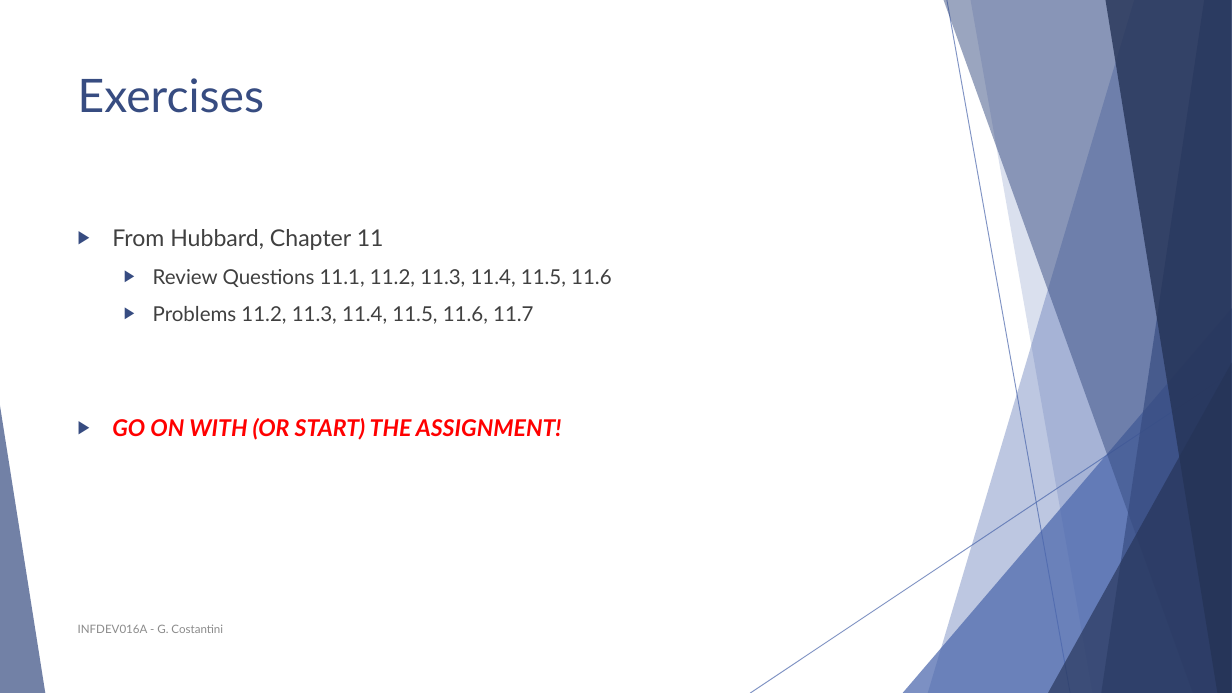
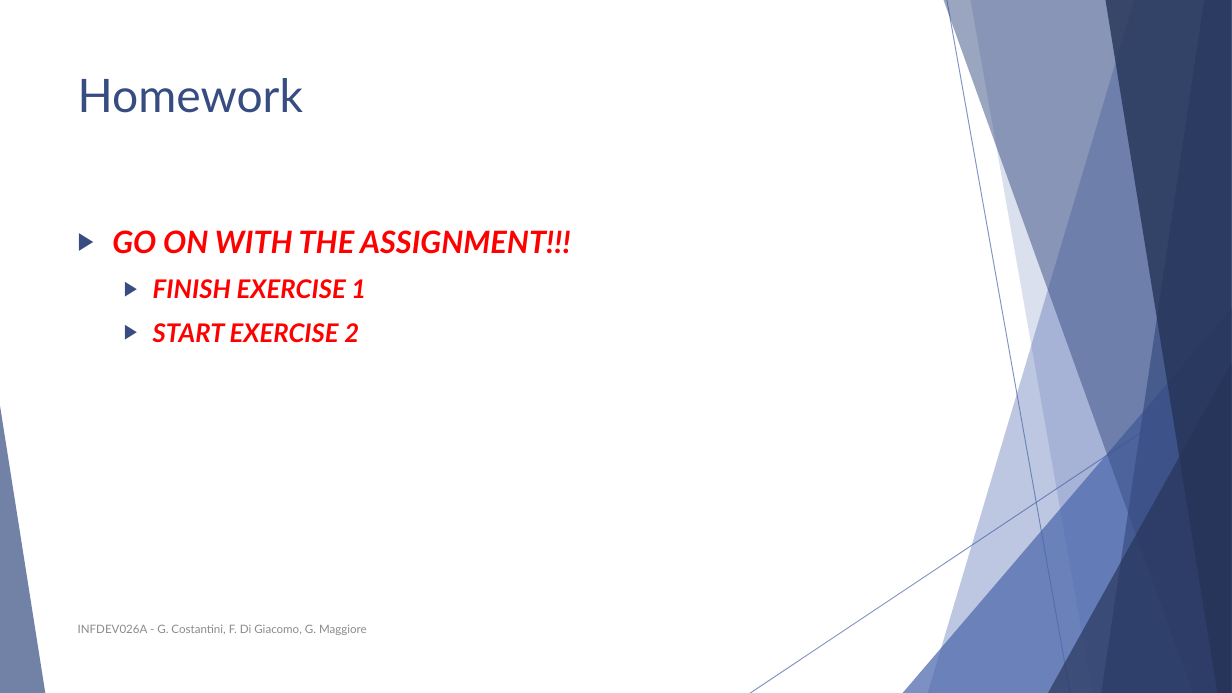
Before and after one commit to polyanos/INFDEV01-6A, a slide deck: slide 56 of Slides/Week 4 - Binary trees.pptx (slide 50 before the commit). Drawn at 1232x693 pixels with LibreOffice and Linux fonts; fonts in the diff are those of the drawing. Boxes give left, top, right and bottom in pixels: in the first picture for what was removed or moved away, otherwise in the second. Text is boxed around its words. In the diff, an @@ line names an element or a change of style, - is before the commit and + after.

```diff
--- a/Slides/Week 4 - Binary trees.pptx
+++ b/Slides/Week 4 - Binary trees.pptx
@@ title at (78,78,303,113): text changed @@
-Exercises
+Homework
@@ text at (112,230,571,343): text changed; size 16 to 20 pt; text colour #404040 to #FF0000; bold on; italic on @@
-▶ From Hubbard, Chapter 11
-  ▶ Review Questions 11.1, 11.2, 11.3, 11.4, 11.5, 11.6
-  ▶ Problems 11.2, 11.3, 11.4, 11.5, 11.6, 11.7
-▶ GO ON WITH (OR START) THE ASSIGNMENT!
+▶ GO ON WITH THE ASSIGNMENT!!!
+  ▶ FINISH EXERCISE 1
+  ▶ START EXERCISE 2
@@ text at (78,624,367,635): text changed @@
-INFDEV016A - G. Costantini
+INFDEV026A - G. Costantini, F. Di Giacomo, G. Maggiore
```
Also in this commit, not shown: 43 other slides changed, 12 slides added, 7 slides removed.
